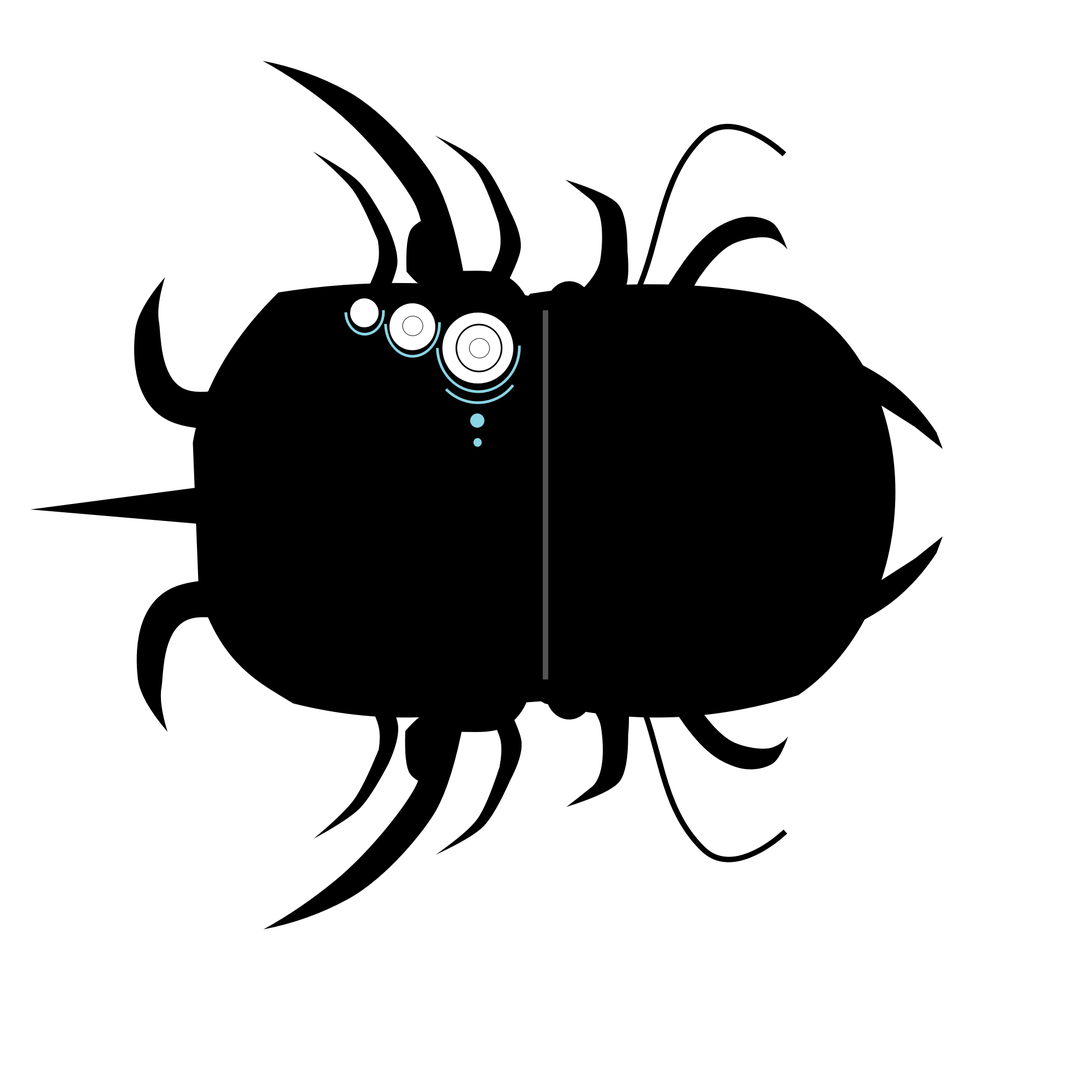
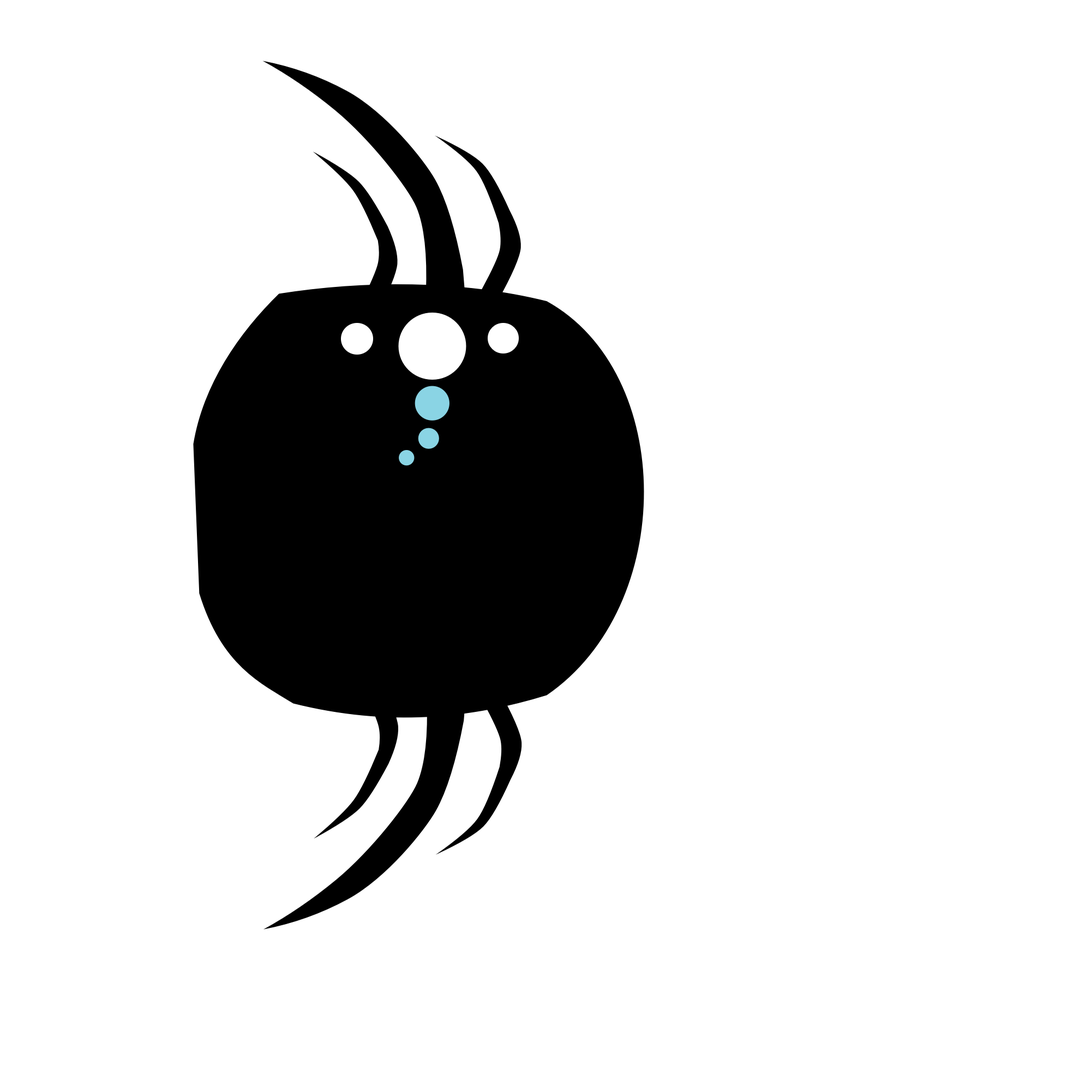
The second 1091 x 1091 image is a revision of the first. Changes to its layers:
pixels changed over [30, 123, 944, 863] (layer not identified)
